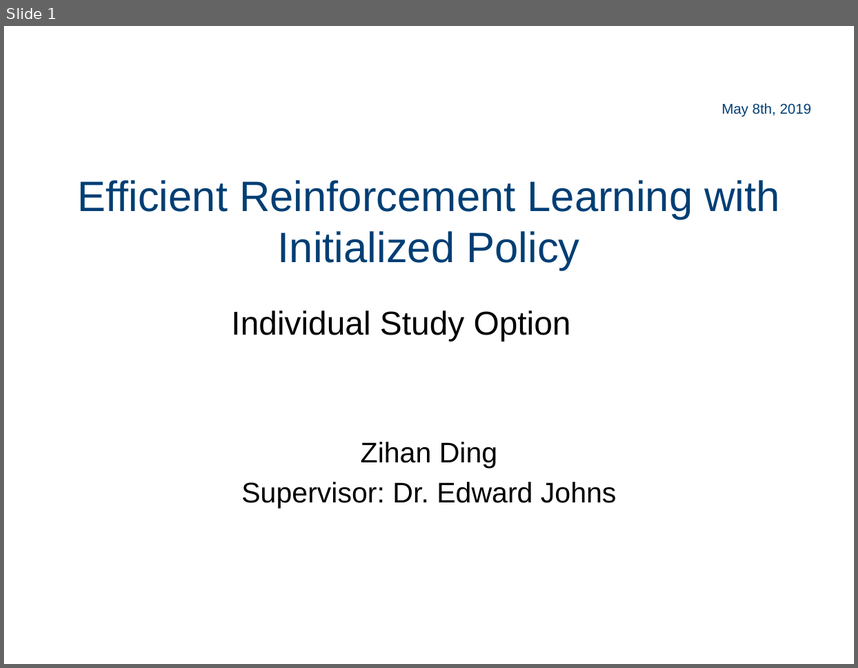
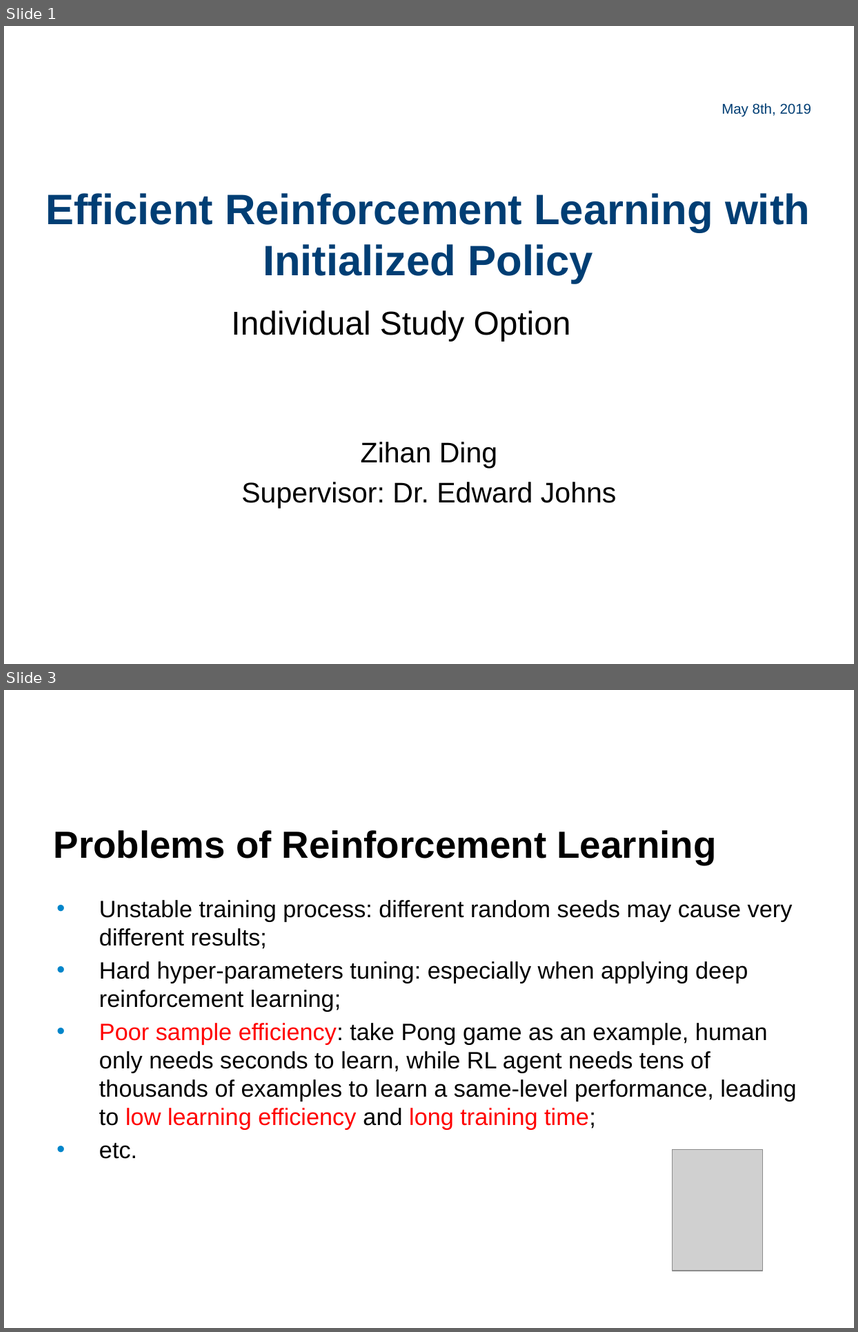
Before and after one commit to quantumiracle/Benchmark-Efficient-Reinforcement-Learning-with-Demonstrations, a slide deck: document/PPT/ISO_pre.pptx. Shown one above the other, each under a label of ours: slide 1 before the commit, slides 1 and 3 after it; the slides between them are not shown. The pictures are 858x668 and 858x1332 pixels, drawn with LibreOffice and Linux fonts; fonts in the diff are those of the drawing; grey boxes stand for pictures; background and template pictures are left out. Boxes give left, top, right and bottom in pixels: in the first picture for what was removed or moved away, otherwise in the second. Text is boxed around its words. In the diff, an @@ line names an element or a change of style, - is before the commit and + after.

```diff
--- a/document/PPT/ISO_pre.pptx
+++ b/document/PPT/ISO_pre.pptx
@@ slide 3 added at <box>4,690,854,1328</box>, background picture (left out) @@
@@ title added at <box>54,830,717,865</box>, 32 pt, text #000000, bold @@
+Problems of Reinforcement Learning
@@ subtitle added at <box>99,900,796,1159</box>, 20 pt, text #000000 @@
+• Unstable training process: different random seeds may cause very different results;
+• Hard hyper-parameters tuning: especially when applying deep reinforcement learning;
+• Poor sample efficiency: take Pong game as an example, human only needs seconds to learn, while RL agent needs tens of thousands of examples to learn a same-level performance, leading to low learning efficiency and long training time;
+• etc.
@@ picture added at <box>672,1149,763,1270</box> @@
@@ slide 1 changed as well @@
@@ title "Efficient Reinforcement Learning with Initialized ...": place and size @@
-title "Efficient Reinforcement Learning with Initialized ..." at <box>77,180,780,270</box>
+title "Efficient Reinforcement Learning with Initialized ..." at <box>45,193,810,283</box>
@@ title "Efficient Reinforcement Learning with Initialized ..." at <box>45,193,810,283</box>: bold on @@
```
Also in this commit, not shown: 1 other slide changed, 32 other slides added, 7 slides removed, 26 other files.
